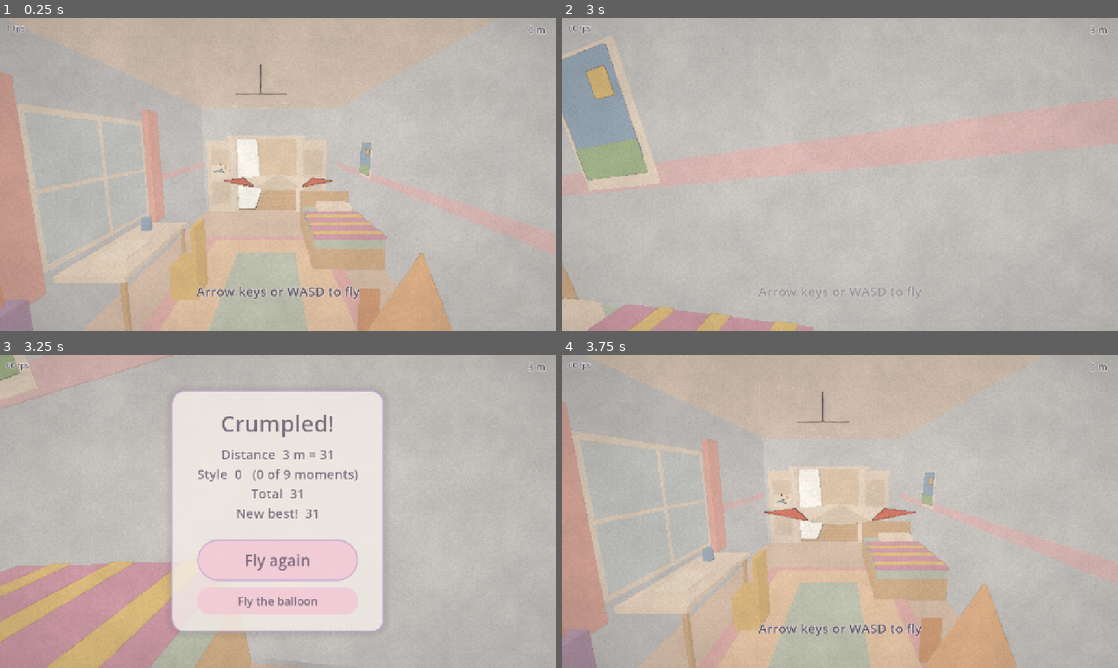
Above: before the commit, frames 1-4 (two rows, left to right).
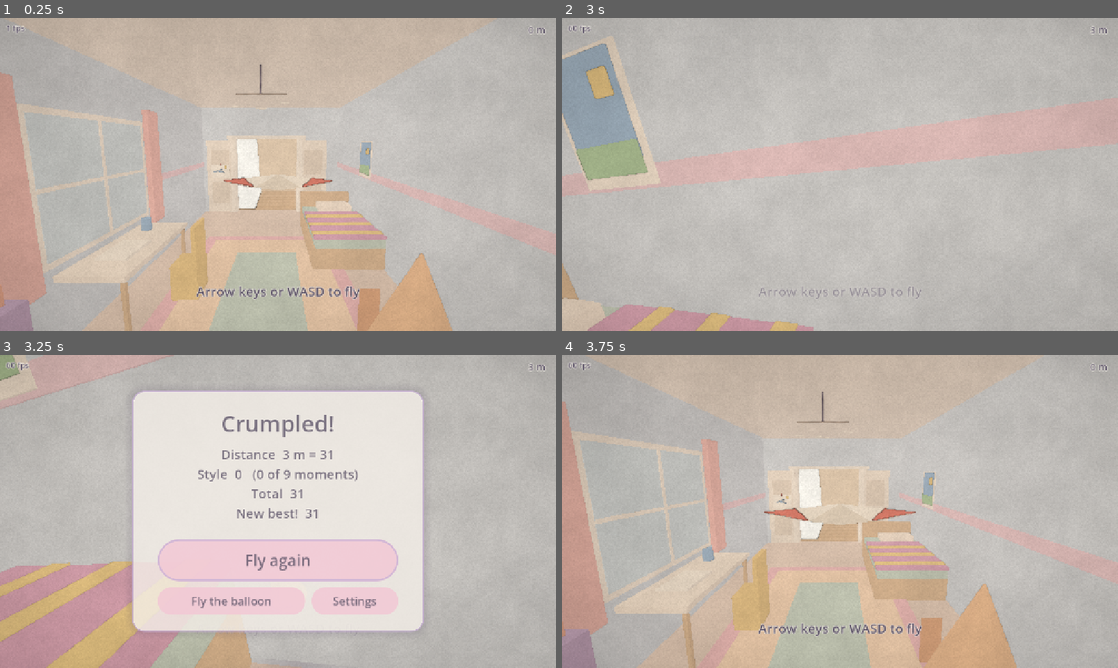
Above: after the commit, the same moments.

Repository: bartbasi/Updraft
Game: Godot game, scene res://scenes/main.tscn
Two runs of this game, one before a commit and one after it. Both use one fixed random seed, a clock stepped at 60 frames per second and the inputs below. Sound files missing from this copy of the repository are replaced by a short silence.
Inputs (mouse positions are in pixels of both pictures, inside the frame that each line leads up to):
- Up to frame 1 (0.25 s): no input
- Up to frame 2 (3 s): move the mouse to (962, 158) at 0.52 s; hold D 0.53-1.25 s; click (962, 158) at 0.67 s; drag from (728, 190) to (812, 237) at 1.27 s; move the mouse to (895, 105) at 2.02 s; hold D 2.03-2.75 s; drag from (812, 237) to (673, 127) at 2.77 s
- Up to frame 3 (3.25 s): no input
- Up to frame 4 (3.75 s): click "Fly again" at 3.5 s

Frames 1-2 are identical in both runs. In frame 3, 13% of the frame differs, in the area x 23-77%, y 11-89%; in frame 4, nothing differs.

Commit message:
Updraft: a new name, an icon, and a settings screen
The game is now Updraft (io.github.bartbasi.updraft), with an adaptive launcher icon of a
paper plane rising on warm air (layers in icons/, rendered by tools/make_icons.gd). A
Settings button on the end card opens tilt sensitivity, sound on or off, and swapping climb
and dive; all saved and checked on load. Debug builds log the frame rate once a second for
checking it on a phone (adb logcat -s godot).

Co-Authored-By: Claude Opus 5.5 <noreply@anthropic.com>

Diff:
--- a/icon.svg
+++ b/icon.svg
@@ -1,14 +1,36 @@
-<svg xmlns="http://www.w3.org/2000/svg" width="128" height="128" viewBox="0 0 128 128">
+<svg xmlns="http://www.w3.org/2000/svg" width="128" height="128" viewBox="0 0 432 432">
+  <!-- Updraft: the adaptive icon layers (icons/background.svg, icons/foreground.svg) on a rounded square. -->
+  <clipPath id="round"><rect width="432" height="432" rx="96"/></clipPath>
+  <g clip-path="url(#round)">
   <defs>
-    <linearGradient id="sky" x1="0" y1="0" x2="0" y2="1">
-      <stop offset="0" stop-color="#b9d6ee"/>
-      <stop offset="1" stop-color="#f7dfcf"/>
+    <linearGradient id="sky2" x1="0" y1="0" x2="0" y2="1">
+      <stop offset="0" stop-color="#9fc3e6"/>
+      <stop offset="0.75" stop-color="#f6e1d3"/>
     </linearGradient>
   </defs>
-  <rect width="128" height="128" rx="28" fill="url(#sky)"/>
-  <path d="M10 104 Q40 88 64 98 T118 92 V128 H10 Z" fill="#bcd6a8"/>
-  <path d="M22 66 L108 30 L58 76 Z" fill="#fbf8f1"/>
-  <path d="M58 76 L108 30 L66 92 Z" fill="#e6dfd2"/>
-  <path d="M58 76 L66 92 L52 80 Z" fill="#d4ccbe"/>
-  <path d="M22 66 L108 30 L58 76" fill="none" stroke="#9b8fa6" stroke-width="2" stroke-linejoin="round"/>
+  <rect width="432" height="432" fill="url(#sky2)"/>
+  <g fill="#fdfbf8" opacity="0.9">
+    <ellipse cx="300" cy="92" rx="62" ry="22"/>
+    <ellipse cx="262" cy="100" rx="40" ry="18"/>
+    <ellipse cx="336" cy="102" rx="38" ry="15"/>
+  </g>
+  <path d="M0 352 Q110 312 216 336 T432 322 V432 H0 Z" fill="#b9d79c"/>
+  <path d="M0 384 Q140 356 260 376 T432 370 V432 H0 Z" fill="#a3c98f"/>
+  <g transform="translate(216 216) scale(1.25) translate(-216 -216)">
+  <!-- Updraft: a paper plane rising on warm air. Everything sits inside the adaptive icon's
+       safe circle (radius 144 around the centre). -->
+  <g fill="none" stroke-linecap="round" stroke-width="13">
+    <path d="M150 330 C 120 290, 190 270, 160 225" stroke="#f3b27a" opacity="0.95"/>
+    <path d="M205 345 C 175 300, 245 280, 215 232" stroke="#f6c98f" opacity="0.95"/>
+    <path d="M260 330 C 230 292, 296 272, 268 230" stroke="#f3b27a" opacity="0.85"/>
+  </g>
+  <g transform="translate(216 186) rotate(-24) translate(-216 -186)">
+    <path d="M112 196 L320 150 L196 214 Z" fill="#fbf8f1"/>
+    <path d="M196 214 L320 150 L214 252 Z" fill="#e6dfd2"/>
+    <path d="M196 214 L214 252 L182 222 Z" fill="#b8acc9"/>
+    <path d="M112 196 L150 188 L146 202 Z" fill="#e8604c"/>
+    <path d="M112 196 L320 150 L196 214 Z M196 214 L320 150 L214 252 Z" fill="none" stroke="#5d5468" stroke-width="5" stroke-linejoin="round"/>
+  </g>
+</g>
+  </g>
 </svg>
--- /dev/null
+++ b/icons/background.svg
@@ -0,0 +1,16 @@
+<svg xmlns="http://www.w3.org/2000/svg" width="432" height="432" viewBox="0 0 432 432">
+  <defs>
+    <linearGradient id="sky" x1="0" y1="0" x2="0" y2="1">
+      <stop offset="0" stop-color="#9fc3e6"/>
+      <stop offset="0.75" stop-color="#f6e1d3"/>
+    </linearGradient>
+  </defs>
+  <rect width="432" height="432" fill="url(#sky)"/>
+  <g fill="#fdfbf8" opacity="0.9">
+    <ellipse cx="300" cy="92" rx="62" ry="22"/>
+    <ellipse cx="262" cy="100" rx="40" ry="18"/>
+    <ellipse cx="336" cy="102" rx="38" ry="15"/>
+  </g>
+  <path d="M0 352 Q110 312 216 336 T432 322 V432 H0 Z" fill="#b9d79c"/>
+  <path d="M0 384 Q140 356 260 376 T432 370 V432 H0 Z" fill="#a3c98f"/>
+</svg>
--- /dev/null
+++ b/icons/foreground.svg
@@ -0,0 +1,16 @@
+<svg xmlns="http://www.w3.org/2000/svg" width="432" height="432" viewBox="0 0 432 432">
+  <!-- Updraft: a paper plane rising on warm air. Everything sits inside the adaptive icon's
+       safe circle (radius 144 around the centre). -->
+  <g fill="none" stroke-linecap="round" stroke-width="13">
+    <path d="M150 330 C 120 290, 190 270, 160 225" stroke="#f3b27a" opacity="0.95"/>
+    <path d="M205 345 C 175 300, 245 280, 215 232" stroke="#f6c98f" opacity="0.95"/>
+    <path d="M260 330 C 230 292, 296 272, 268 230" stroke="#f3b27a" opacity="0.85"/>
+  </g>
+  <g transform="translate(216 186) rotate(-24) translate(-216 -186)">
+    <path d="M112 196 L320 150 L196 214 Z" fill="#fbf8f1"/>
+    <path d="M196 214 L320 150 L214 252 Z" fill="#e6dfd2"/>
+    <path d="M196 214 L214 252 L182 222 Z" fill="#b8acc9"/>
+    <path d="M112 196 L150 188 L146 202 Z" fill="#e8604c"/>
+    <path d="M112 196 L320 150 L196 214 Z M196 214 L320 150 L214 252 Z" fill="none" stroke="#5d5468" stroke-width="5" stroke-linejoin="round"/>
+  </g>
+</svg>
--- /dev/null
+++ b/icons/monochrome.svg
@@ -0,0 +1,11 @@
+<svg xmlns="http://www.w3.org/2000/svg" width="432" height="432" viewBox="0 0 432 432">
+  <g fill="none" stroke="#000" stroke-linecap="round" stroke-width="13">
+    <path d="M150 330 C 120 290, 190 270, 160 225"/>
+    <path d="M205 345 C 175 300, 245 280, 215 232"/>
+    <path d="M260 330 C 230 292, 296 272, 268 230"/>
+  </g>
+  <g transform="translate(216 186) rotate(-24) translate(-216 -186)" fill="#000">
+    <path d="M112 196 L320 150 L196 214 Z"/>
+    <path d="M196 214 L320 150 L214 252 Z"/>
+  </g>
+</svg>
--- a/project.godot
+++ b/project.godot
@@ -10,7 +10,7 @@
 
 [application]
 
-config/name="Paper Plane"
+config/name="Updraft"
 config/description="A short tilt-controlled paper glider demo."
 run/main_scene="res://scenes/main.tscn"
 config/features=PackedStringArray("4.7", "Mobile")
--- a/scripts/controls.gd
+++ b/scripts/controls.gd
@@ -8,6 +8,10 @@
 ## Tilting the top edge away from you dives; tilting it toward you climbs.
 
 var tuning: Tuning
+## The player's own settings (PlayerSettings), on top of the tuning: tilt sensitivity as a
+## multiplier, and climb and dive swapped (tilt and keys alike).
+var sensitivity_scale := 1.0
+var swap_climb_dive := false
 ## Gravity direction recorded as "level" when the run started.
 var level := Vector3.ZERO
 var _tilt := Vector2.ZERO
@@ -49,7 +53,7 @@
 
 
 func _shape(degrees: float) -> float:
-	var full := tuning.full_tilt_deg / maxf(tuning.sensitivity, 0.01)
+	var full := tuning.full_tilt_deg / maxf(tuning.sensitivity * sensitivity_scale, 0.01)
 	var dead := tuning.tilt_dead_zone_deg
 	var amount := maxf(absf(degrees) - dead, 0.0) / maxf(full - dead, 0.01)
 	return signf(degrees) * minf(amount, 1.0)
@@ -61,7 +65,10 @@
 		calibrate(gravity)
 	_tilt = _tilt.lerp(tilt_input(gravity), 1.0 - exp(-tuning.tilt_smoothing * dt))
 	_keys = _keys.move_toward(keys, tuning.key_response * dt)
-	return (_tilt + _keys).clamp(Vector2(-1.0, -1.0), Vector2(1.0, 1.0))
+	var input := (_tilt + _keys).clamp(Vector2(-1.0, -1.0), Vector2(1.0, 1.0))
+	if swap_climb_dive:
+		input.x = -input.x
+	return input
 
 
 ## Keyboard: Up/W dives, Down/S climbs, Left/A and Right/D bank.
--- a/scripts/game.gd
+++ b/scripts/game.gd
@@ -1,7 +1,7 @@
 extends Node3D
 ## Runs one flight: sets up the look and sound, starts the plane in the air in the bedroom
 ## (seen from the kid who threw it), keeps score, and shows the end card with distance,
-## style, total, best, "Fly again" and a button to swap the paper plane for a balloon.
+## style, total, best, "Fly again", a button to swap the paper plane for a balloon, and settings.
 
 const POST_SHADER := preload("res://shaders/watercolor.gdshader")
 const INK := Color("5d5468")
@@ -44,6 +44,14 @@
 var _card_lines: Label
 var _fly_again: Button
 var _swap_look: Button
+var _settings_button: Button
+var _settings_panel: Control
+var _sensitivity: HSlider
+var _sensitivity_value: Label
+var _sound: CheckButton
+var _swap_pitch: CheckButton
+## The player's settings (PlayerSettings), as loaded and as changed on the settings panel.
+var settings := {}
 var _hint: Label
 var _hint_tween: Tween
 ## Has the "keep circling" hint been shown this run?
@@ -54,6 +62,11 @@
 var _popup_tween: Tween
 var _fps: Label
 var _fps_timer := 0.0
+## Debug builds only: a line a second in the log (adb logcat -s godot) with the frame rate, the
+## slowest frame and where the plane is, for checking the frame rate on a phone.
+var _perf_time := 0.0
+var _perf_frames := 0
+var _perf_worst := 0.0
 var _overlay: DebugOverlay
 var _smooth_frames := 0
 var _waited := 0.0
@@ -64,7 +77,9 @@
 	scoring = Scoring.new(plane.tuning, Course.spine(), Course.style_moment_defs())
 	scoring.style_awarded.connect(_on_style_awarded)
 	best_score = BestScore.load_best()
-	plane.set_look(PlayerSettings.load_look())
+	settings = PlayerSettings.load_all()
+	plane.set_look(settings["look"])
+	apply_settings()
 	plane.bounds = Course.WORLD_BOUNDS
 	_setup_world()
 	_setup_post_fx()
@@ -140,6 +155,11 @@
 
 ## Debug builds only: F3 shows the style paths.
 func _unhandled_input(event: InputEvent) -> void:
+	# Back (on Android) or Escape closes the settings.
+	if _settings_panel and _settings_panel.visible and event.is_action_pressed("ui_cancel"):
+		show_settings(false)
+		get_viewport().set_input_as_handled()
+		return
 	var key := event as InputEventKey
 	if _overlay and key and key.pressed and not key.echo and key.keycode == KEY_F3:
 		_overlay.visible = not _overlay.visible
@@ -185,6 +205,25 @@
 		if _fps_timer <= 0.0:
 			_fps_timer = 0.5
 			_fps.text = "%d fps" % Engine.get_frames_per_second()
+		_log_perf(delta)
+
+
+func _log_perf(delta: float) -> void:
+	_perf_time += delta
+	_perf_frames += 1
+	_perf_worst = maxf(_perf_worst, delta)
+	if _perf_time < 1.0:
+		return
+	var p := plane.global_position
+	var air := ""
+	for node in get_tree().get_nodes_in_group("thermals"):
+		var zone := node as Thermal
+		if zone.visible and absf(zone.vertical_air_speed(camera.global_position, plane.tuning)) > 0.0:
+			air = " in " + zone.name  # the camera is inside this zone's column
+	print("PERF t %.0f %s%s fps %.0f worst %.0f ms at (%.0f, %.0f, %.0f)" % [plane.flight_time, Course.section_at(p), air, _perf_frames / _perf_time, _perf_worst * 1000.0, p.x, p.y, p.z])
+	_perf_time = 0.0
+	_perf_frames = 0
+	_perf_worst = 0.0
 
 
 ## A swell of wind `db` louder, dying away over `seconds` (a bigger swell wins over a smaller one).
@@ -309,8 +348,34 @@
 
 ## Saves the other look (plane or balloon) as the player's choice.
 func save_other_look() -> void:
-	if not PlayerSettings.save_look(PlayerSettings.PLANE if plane.balloon else PlayerSettings.BALLOON):
+	settings["look"] = PlayerSettings.PLANE if plane.balloon else PlayerSettings.BALLOON
+	if not PlayerSettings.save_all(settings):
 		push_warning("Could not save the choice of plane or balloon; flying the same one again.")
+
+
+## Puts the player's settings into effect: tilt sensitivity and climb/dive for this flight,
+## and the sound.
+func apply_settings() -> void:
+	plane.controls.sensitivity_scale = settings["sensitivity"]
+	plane.controls.swap_climb_dive = settings["invert_pitch"]
+	AudioServer.set_bus_mute(AudioServer.get_bus_index("Master"), not settings["sound"])
+
+
+func _on_setting_changed(_value: Variant = null) -> void:
+	settings["sensitivity"] = _sensitivity.value
+	settings["sound"] = _sound.button_pressed
+	settings["invert_pitch"] = _swap_pitch.button_pressed
+	settings = PlayerSettings.clean(settings)
+	_sensitivity_value.text = "%.2fx" % settings["sensitivity"]
+	apply_settings()
+	if not PlayerSettings.save_all(settings):
+		push_warning("Could not save the settings; they last until the game closes.")
+
+
+func show_settings(on: bool) -> void:
+	_settings_panel.visible = on
+	_card.visible = not on
+	(_sensitivity if on else _settings_button).grab_focus()
 
 
 # --- Setup -----------------------------------------------------------------------
@@ -481,7 +546,84 @@
 	_swap_look.custom_minimum_size = Vector2(340, 64)
 	_swap_look.add_theme_font_size_override("font_size", 26)
 	_swap_look.pressed.connect(_on_swap_look)
-	box.add_child(_swap_look)
+	_settings_button = Button.new()
+	_settings_button.text = "Settings"
+	_settings_button.custom_minimum_size = Vector2(200, 64)
+	_settings_button.add_theme_font_size_override("font_size", 26)
+	_settings_button.pressed.connect(show_settings.bind(true))
+	var row := HBoxContainer.new()
+	row.add_theme_constant_override("separation", 14)
+	row.add_child(_swap_look)
+	row.add_child(_settings_button)
+	box.add_child(row)
+	_build_settings_panel()
+
+
+## Settings: tilt sensitivity, sound, and swapping climb and dive. Changes save at once.
+func _build_settings_panel() -> void:
+	_settings_panel = CenterContainer.new()
+	_settings_panel.set_anchors_preset(Control.PRESET_FULL_RECT)
+	_settings_panel.visible = false
+	_ui.add_child(_settings_panel)
+	var panel := PanelContainer.new()
+	_settings_panel.add_child(panel)
+	var margin := MarginContainer.new()
+	for side in ["left", "right"]:
+		margin.add_theme_constant_override("margin_" + side, 56)
+	for side in ["top", "bottom"]:
+		margin.add_theme_constant_override("margin_" + side, 36)
+	panel.add_child(margin)
+	var box := VBoxContainer.new()
+	box.add_theme_constant_override("separation", 18)
+	margin.add_child(box)
+	var title := Label.new()
+	title.text = "Settings"
+	title.add_theme_font_size_override("font_size", 44)
+	title.horizontal_alignment = HORIZONTAL_ALIGNMENT_CENTER
+	box.add_child(title)
+
+	var sens_row := HBoxContainer.new()
+	sens_row.add_theme_constant_override("separation", 16)
+	var sens_label := Label.new()
+	sens_label.text = "Tilt sensitivity"
+	sens_label.add_theme_font_size_override("font_size", 28)
+	sens_row.add_child(sens_label)
+	_sensitivity = HSlider.new()
+	_sensitivity.min_value = PlayerSettings.SENSITIVITY_MIN
+	_sensitivity.max_value = PlayerSettings.SENSITIVITY_MAX
+	_sensitivity.step = PlayerSettings.SENSITIVITY_STEP
+	_sensitivity.custom_minimum_size = Vector2(320, 48)
+	_sensitivity.size_flags_vertical = Control.SIZE_SHRINK_CENTER
+	sens_row.add_child(_sensitivity)
+	_sensitivity_value = Label.new()
+	_sensitivity_value.add_theme_font_size_override("font_size", 28)
+	_sensitivity_value.custom_minimum_size = Vector2(80, 0)
+	sens_row.add_child(_sensitivity_value)
+	box.add_child(sens_row)
+
+	_sound = CheckButton.new()
+	_sound.text = "Sound"
+	_swap_pitch = CheckButton.new()
+	_swap_pitch.text = "Swap climb and dive"
+	for check in [_sound, _swap_pitch]:
+		check.add_theme_font_size_override("font_size", 28)
+		box.add_child(check)
+
+	var done := Button.new()
+	done.text = "Done"
+	done.custom_minimum_size = Vector2(340, 80)
+	done.add_theme_font_size_override("font_size", 32)
+	done.size_flags_horizontal = Control.SIZE_SHRINK_CENTER
+	done.pressed.connect(show_settings.bind(false))
+	box.add_child(done)
+
+	_sensitivity.set_value_no_signal(settings["sensitivity"])
+	_sound.set_pressed_no_signal(settings["sound"])
+	_swap_pitch.set_pressed_no_signal(settings["invert_pitch"])
+	_sensitivity_value.text = "%.2fx" % settings["sensitivity"]
+	_sensitivity.value_changed.connect(_on_setting_changed)
+	_sound.toggled.connect(_on_setting_changed)
+	_swap_pitch.toggled.connect(_on_setting_changed)
 
 
 ## Shows a hint low in the middle of the screen for `seconds`, then fades it out.
--- a/scripts/player_settings.gd
+++ b/scripts/player_settings.gd
@@ -1,46 +1,77 @@
 class_name PlayerSettings
 extends RefCounted
-## What the player flies (the paper plane or the balloon), saved on the device as a tiny JSON
-## file. Anything missing, unreadable, oversized or unknown counts as the paper plane instead
-## of crashing.
+## The player's choices, saved on the device as a tiny JSON file: what they fly (the paper
+## plane or the balloon), tilt sensitivity, sound on or off, and whether climb and dive are
+## swapped. Anything missing, unreadable, oversized or out of range falls back to the default
+## for that setting instead of crashing.
 
 const PATH := "user://settings.json"
 const PLANE := "plane"
 const BALLOON := "balloon"
+## Tilt sensitivity is a multiplier on Tuning.sensitivity, within this range.
+const SENSITIVITY_MIN := 0.5
+const SENSITIVITY_MAX := 2.0
+const SENSITIVITY_STEP := 0.25
+const DEFAULTS := {"look": PLANE, "sensitivity": 1.0, "sound": true, "invert_pitch": false}
 
 ## Where the game keeps its settings (the test runner points this at a scratch file).
 static var file_path := PATH
 
 
-static func load_look(path := "") -> String:
+## Every setting, each checked and any missing or bad one replaced by its default.
+static func load_all(path := "") -> Dictionary:
 	if path == "":
 		path = file_path
-	if not FileAccess.file_exists(path):
-		return PLANE
-	var file := FileAccess.open(path, FileAccess.READ)
-	if file == null or file.get_length() > 1024:
-		return PLANE
-	var text := file.get_as_text()
-	file.close()
-	var json := JSON.new()
-	if json.parse(text) != OK or typeof(json.data) != TYPE_DICTIONARY:
-		return PLANE
-	var value: Variant = (json.data as Dictionary).get("look", PLANE)
-	return BALLOON if typeof(value) == TYPE_STRING and value == BALLOON else PLANE
+	var raw := {}
+	if FileAccess.file_exists(path):
+		var file := FileAccess.open(path, FileAccess.READ)
+		if file != null:
+			if file.get_length() <= 1024:
+				var json := JSON.new()
+				if json.parse(file.get_as_text()) == OK and typeof(json.data) == TYPE_DICTIONARY:
+					raw = json.data
+			file.close()
+	return clean(raw)
+
+
+## A copy of `raw` with only known settings, each valid.
+static func clean(raw: Dictionary) -> Dictionary:
+	var out := DEFAULTS.duplicate()
+	var look: Variant = raw.get("look")
+	if typeof(look) == TYPE_STRING and look == BALLOON:
+		out["look"] = BALLOON
+	var sens: Variant = raw.get("sensitivity")
+	if (typeof(sens) == TYPE_FLOAT or typeof(sens) == TYPE_INT) and is_finite(float(sens)):
+		out["sensitivity"] = clampf(snappedf(float(sens), SENSITIVITY_STEP), SENSITIVITY_MIN, SENSITIVITY_MAX)
+	for flag in ["sound", "invert_pitch"]:
+		if typeof(raw.get(flag)) == TYPE_BOOL:
+			out[flag] = raw[flag]
+	return out
 
 
 ## Writes to a temporary file first, so a crash mid-save can't leave a half-written file.
-static func save_look(look: String, path := "") -> bool:
+static func save_all(settings: Dictionary, path := "") -> bool:
 	if path == "":
 		path = file_path
 	var temp := path + ".tmp"
 	var file := FileAccess.open(temp, FileAccess.WRITE)
 	if file == null:
 		return false
-	var text := JSON.stringify({"look": BALLOON if look == BALLOON else PLANE})
+	var text := JSON.stringify(clean(settings))
 	file.store_string(text)
 	file.close()
 	if FileAccess.get_file_as_string(temp) != text:
 		DirAccess.remove_absolute(ProjectSettings.globalize_path(temp))
 		return false
 	return DirAccess.rename_absolute(ProjectSettings.globalize_path(temp), ProjectSettings.globalize_path(path)) == OK
+
+
+static func load_look(path := "") -> String:
+	return load_all(path)["look"]
+
+
+## Changes only the look, keeping the other settings.
+static func save_look(look: String, path := "") -> bool:
+	var settings := load_all(path)
+	settings["look"] = look
+	return save_all(settings, path)
--- a/tests/run_tests.gd
+++ b/tests/run_tests.gd
@@ -85,6 +85,9 @@
 			_errors.take()
 			await suite.call(test_name)
 			await suite.cleanup()
+			# Whatever a test did to the player's settings or the sound, the next starts clean.
+			DirAccess.remove_absolute(ProjectSettings.globalize_path(PlayerSettings.file_path))
+			AudioServer.set_bus_mute(AudioServer.get_bus_index("Master"), false)
 			for error in _errors.take():
 				suite.failures.append("error during the test: " + error)
 			if suite.failures.is_empty():
--- a/tests/test_balloon.gd
+++ b/tests/test_balloon.gd
@@ -129,3 +129,45 @@
 	await physics_frames(10)
 	check(plane._balloon_body.visible and plane._scraps.is_empty(), "a new flight has a whole balloon and no scraps")
 	check(plane.string_points[0].distance_to(plane.knot_position()) < 0.01, "the string is tied on again")
+
+
+## Settings: each setting is checked on load, and bad or missing ones fall back to defaults.
+func test_settings_are_checked_and_bad_values_fall_back() -> void:
+	var path := "user://test_settings_all.json"
+	check(PlayerSettings.save_all({"look": "balloon", "sensitivity": 1.5, "sound": false, "invert_pitch": true}, path), "saves")
+	var s := PlayerSettings.load_all(path)
+	check(s["look"] == "balloon" and is_equal_approx(s["sensitivity"], 1.5) and s["sound"] == false and s["invert_pitch"] == true, "everything comes back: %s" % s)
+	var f := FileAccess.open(path, FileAccess.WRITE)
+	f.store_string('{"look": 3, "sensitivity": 99, "sound": "yes", "invert_pitch": 1, "cheat": true}')
+	f.close()
+	s = PlayerSettings.load_all(path)
+	check(s == {"look": "plane", "sensitivity": PlayerSettings.SENSITIVITY_MAX, "sound": true, "invert_pitch": false}, "bad values fall back or are clamped, unknown keys dropped: %s" % s)
+	PlayerSettings.save_look("balloon", path)
+	check(PlayerSettings.load_all(path)["sensitivity"] == PlayerSettings.SENSITIVITY_MAX, "changing the look keeps the other settings")
+	DirAccess.remove_absolute(ProjectSettings.globalize_path(path))
+
+
+## The settings panel changes the flight at once and saves: sensitivity, sound, swapped climb.
+func test_settings_panel_applies_and_saves() -> void:
+	PlayerSettings.save_all(PlayerSettings.DEFAULTS)
+	var game: Node = add_node(load("res://scenes/main.tscn").instantiate())
+	await physics_frames(2)
+	var plane := game.plane as PaperPlane
+	game.show_settings(true)
+	check(game._settings_panel.visible and not game._card.visible, "the panel opens")
+	game._sensitivity.value = 1.5
+	game._sound.button_pressed = false
+	game._swap_pitch.button_pressed = true
+	var master := AudioServer.get_bus_index("Master")
+	check(is_equal_approx(plane.controls.sensitivity_scale, 1.5) and plane.controls.swap_climb_dive, "tilt settings apply")
+	check(AudioServer.is_bus_mute(master), "sound off mutes the game")
+	var saved := PlayerSettings.load_all()
+	check(is_equal_approx(saved["sensitivity"], 1.5) and saved["sound"] == false and saved["invert_pitch"] == true, "and they are saved: %s" % saved)
+	var keys_dive := plane.controls.update(1.0, Vector3.ZERO, Vector2(-1.0, 0.0))  # Up/W, normally a dive
+	check(keys_dive.x > 0.0, "swapped: the dive key climbs (%.2f)" % keys_dive.x)
+	game.show_settings(false)
+	check(not game._settings_panel.visible, "Done closes it")
+	PlayerSettings.save_all(PlayerSettings.DEFAULTS)
+	game.settings = PlayerSettings.DEFAULTS.duplicate()
+	game.apply_settings()
+	check(not AudioServer.is_bus_mute(master), "(sound back on for the other tests)")
--- /dev/null
+++ b/tools/make_icons.gd
@@ -0,0 +1,26 @@
+extends SceneTree
+## Renders the launcher icons from the SVG layers in icons/ into PNGs for the Android export.
+##   godot --headless --path . -s res://tools/make_icons.gd
+
+const LAYERS := {
+	"res://icons/foreground.svg": "res://icons/adaptive_foreground_432.png",
+	"res://icons/background.svg": "res://icons/adaptive_background_432.png",
+	"res://icons/monochrome.svg": "res://icons/adaptive_monochrome_432.png",
+}
+
+
+func _initialize() -> void:
+	for svg in LAYERS:
+		_render(svg, 1.0).save_png(LAYERS[svg])
+		print("saved ", LAYERS[svg])
+	# The classic launcher icon (older Android): the full rounded icon at 192 px.
+	_render("res://icon.svg", 192.0 / 128.0).save_png("res://icons/main_192.png")
+	print("saved res://icons/main_192.png")
+	quit()
+
+
+func _render(path: String, scale: float) -> Image:
+	var image := Image.new()
+	var err := image.load_svg_from_string(FileAccess.get_file_as_string(path), scale)
+	assert(err == OK, "could not render %s" % path)
+	return image
Not shown, changed: export_presets.cfg
Binary file added: icons/adaptive_background_432.png
Not shown, added: icons/adaptive_background_432.png.import
Binary file added: icons/adaptive_foreground_432.png
Not shown, added: icons/adaptive_foreground_432.png.import
Binary file added: icons/adaptive_monochrome_432.png
Not shown, added: icons/adaptive_monochrome_432.png.import
Not shown, added: icons/background.svg.import
Not shown, added: icons/foreground.svg.import
Binary file added: icons/main_192.png
Not shown, added: icons/main_192.png.import
Not shown, added: icons/monochrome.svg.import
(and 1 more such lines)
